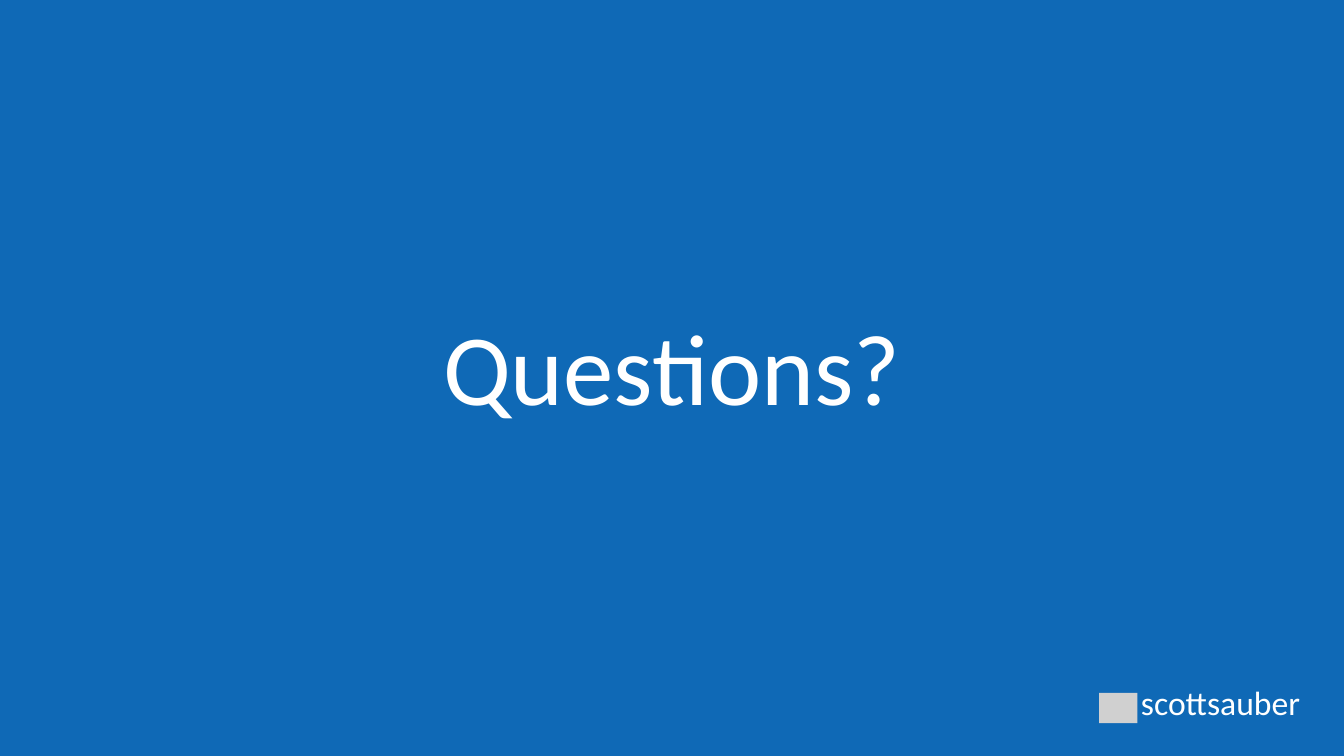
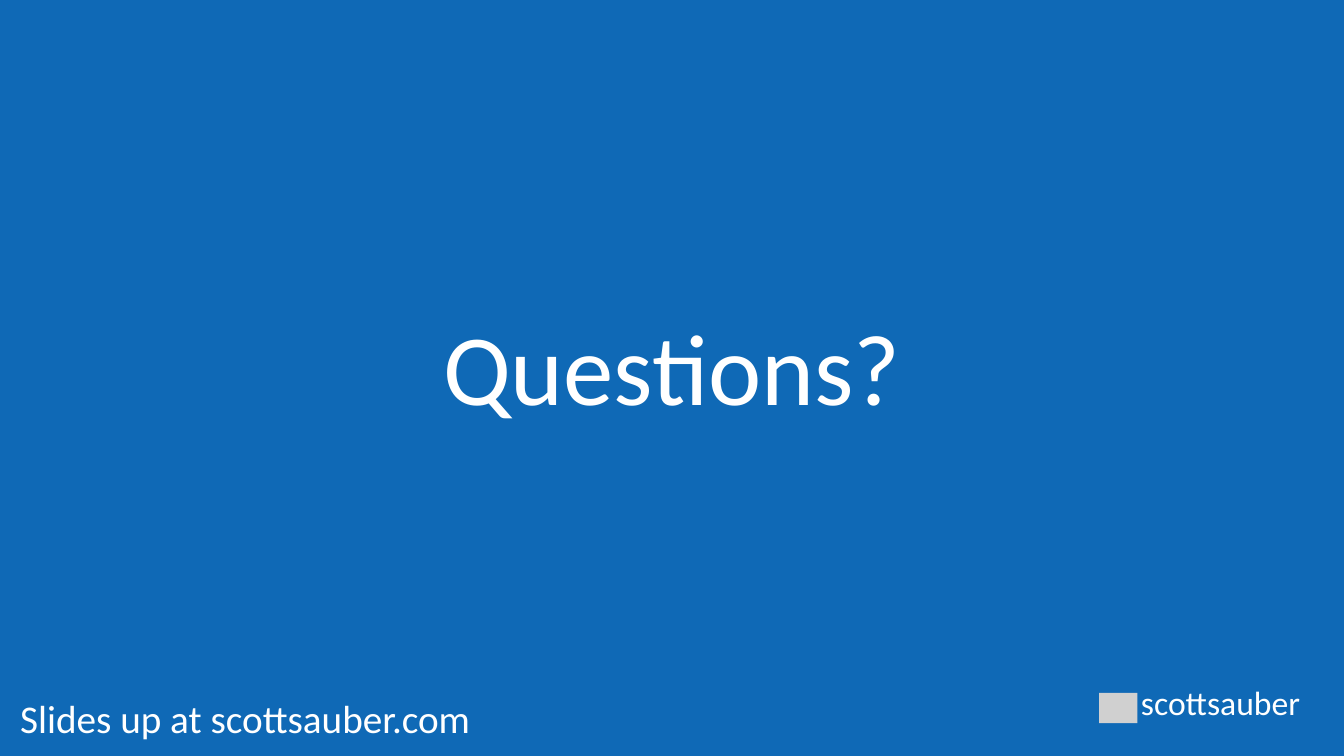
Before and after one commit to nirzaf/DotNetWorkShopTalk, a slide deck: slide 40 of 2020-10-16 - NDC Sydney - The Background on Background Tasks in .NET Core/The Background on Background Tasks.pptx (slide 41 before the commit). Drawn at 1344x756 pixels with LibreOffice and Linux fonts; fonts in the diff are those of the drawing; grey boxes stand for pictures. Boxes give left, top, right and bottom in pixels: in the first picture for what was removed or moved away, otherwise in the second. Text is boxed around its words. In the diff, an @@ line names an element or a change of style, - is before the commit and + after.

```diff
--- a/2020-10-16 - NDC Sydney - The Background on Background Tasks in .NET Core/The Background on Background Tasks.pptx
+++ b/2020-10-16 - NDC Sydney - The Background on Background Tasks in .NET Core/The Background on Background Tasks.pptx
@@ text added at (x1=20, y1=705, x2=470, y2=740), 28 pt, text #FFFFFF @@
+Slides up at scottsauber.com
```
Also in this commit, not shown: 7 other slides changed, 1 slide removed, 10 other files.
